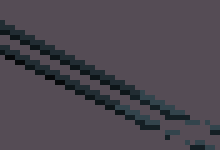
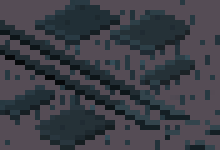
Layered file, before and after one edit (w=220, h=150). Changes by layer:
added group "EntranceRail.png" with 4 layers above "Layer 0" over [0, 0, 220, 150]
added layer "Lajas 0004" in group "EntranceRail.png" over [35, 10, 195, 150]
added layer "Lajas 0005" in group "EntranceRail.png" over [0, 0, 120, 120]
renamed "EntranceRail.png" to "Rail", moved it into group "EntranceRail.png", unmasked it over [0, 20, 220, 150]
added layer "Pastos 0002" in group "EntranceRail.png" over [0, 0, 220, 150]
